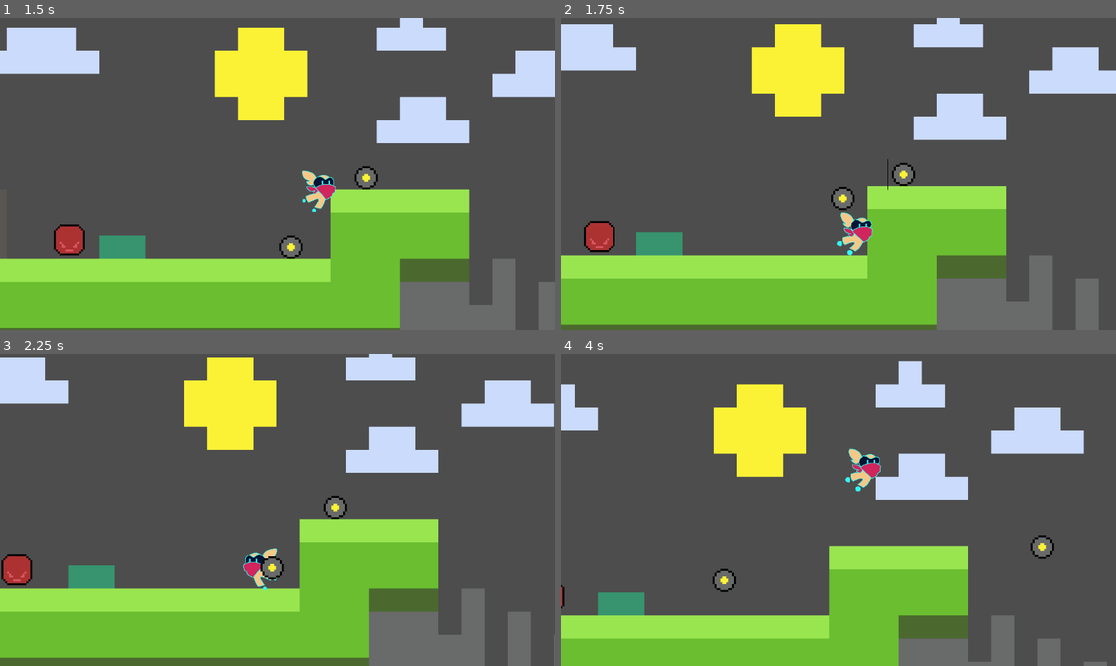
Above: before the commit, frames 1-4 (two rows, left to right).
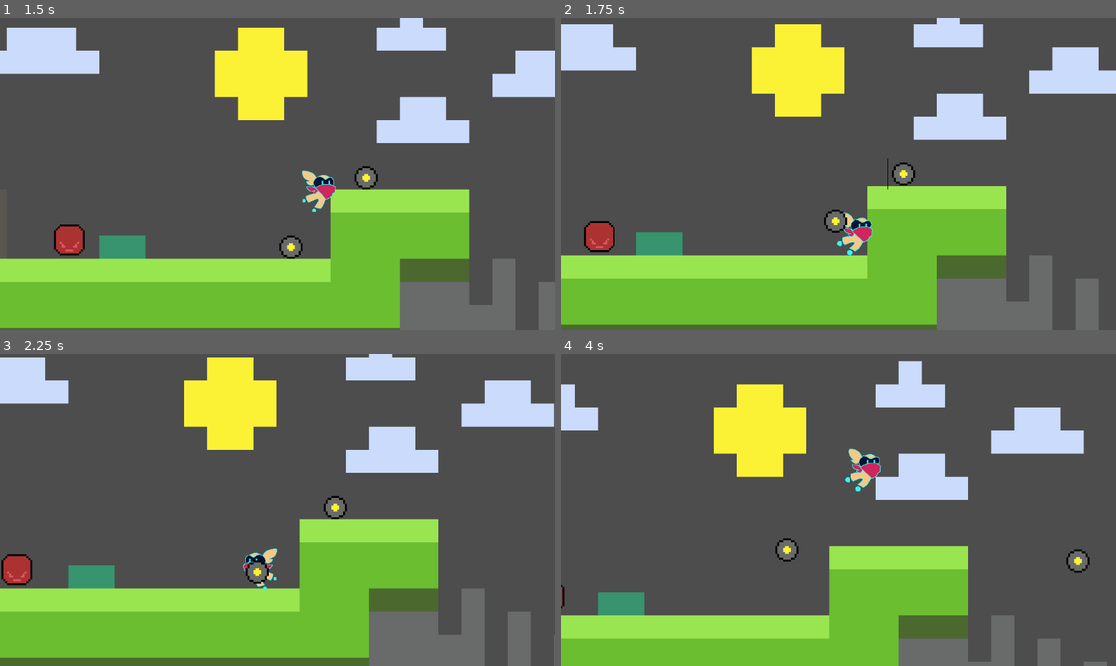
Above: after the commit, the same moments.

Repository: CookieRA9001/SI_motroidvenia
Game: Godot game, scene res://sceans/TestLevel.tscn
The game is run twice, just before and just after one commit, with the same random seed, the same clock (stepped at 60 frames per second) and the same inputs.
Inputs:
- Up to frame 1 (1.5 s): hold D (move_right) from 0.53 s (still down); tap E (swap) at 0.6 s; tap Space (jump) at 0.77 s; tap Q (throw) at 0.8, 1.35 s
- Up to frame 2 (1.75 s): keep holding D (move_right); tap Space (jump) at 1.52 s; tap E (swap) at 1.55 s
- Up to frame 3 (2.25 s): release D (move_right) at 2.03 s; hold A (move_left) from 2.03 s (still down); tap E (swap) at 2.1 s
- Up to frame 4 (4 s): tap Q (throw) at 2.3, 2.85, 3.8 s; release A (move_left) at 2.78 s; hold D (move_right) from 2.78 s (still down); tap Space (jump) at 3.02, 3.77 s; tap E (swap) at 3.05, 3.6 s

Frame 1 is identical in both runs. In frame 2, 0.5% of the frame differs, in the area x 47-64%, y 44-69%; in frame 3, 0.4%; in frame 4, 0.9%, in the area x 27-96%, y 58-77%.

Commit message:
quick backup

Diff:
--- a/project.godot
+++ b/project.godot
@@ -58,6 +58,13 @@
 down={
 "deadzone": 0.5,
 "events": [Object(InputEventKey,"resource_local_to_scene":false,"resource_name":"","device":-1,"window_id":0,"alt_pressed":false,"shift_pressed":false,"ctrl_pressed":false,"meta_pressed":false,"pressed":false,"keycode":0,"physical_keycode":83,"key_label":0,"unicode":115,"echo":false,"script":null)
+, Object(InputEventKey,"resource_local_to_scene":false,"resource_name":"","device":-1,"window_id":0,"alt_pressed":false,"shift_pressed":false,"ctrl_pressed":false,"meta_pressed":false,"pressed":false,"keycode":0,"physical_keycode":4194322,"key_label":0,"unicode":0,"echo":false,"script":null)
+]
+}
+up={
+"deadzone": 0.5,
+"events": [Object(InputEventKey,"resource_local_to_scene":false,"resource_name":"","device":-1,"window_id":0,"alt_pressed":false,"shift_pressed":false,"ctrl_pressed":false,"meta_pressed":false,"pressed":false,"keycode":0,"physical_keycode":87,"key_label":0,"unicode":119,"echo":false,"script":null)
+, Object(InputEventKey,"resource_local_to_scene":false,"resource_name":"","device":-1,"window_id":0,"alt_pressed":false,"shift_pressed":false,"ctrl_pressed":false,"meta_pressed":false,"pressed":false,"keycode":0,"physical_keycode":4194322,"key_label":0,"unicode":0,"echo":false,"script":null)
 ]
 }
 
--- a/scripts/friendly.gd
+++ b/scripts/friendly.gd
@@ -5,7 +5,7 @@
 @export var jumpY_velocity := -400
 @export var jumpX_velocity := 200
 @export var jumpX_decel := 10
-@export var throw_force := 1000
+@export var throw_force := 800
 var friendly_status = Status.IDLE
 var current_x_speed = 0
 var target:Node2D = null
@@ -31,7 +31,15 @@
 	pass
 
 func inAction(delta):
-	pass
+	var collision = move_and_collide(velocity * delta * 2)
+	if collision:
+		velocity = velocity.bounce(collision.get_normal()) * 0.75
+
+	if is_on_floor():
+		velocity.x -= velocity.x/abs(velocity.x) * delta * 5
+
+	if abs(velocity.x)+abs(velocity.y) < 1:
+		friendly_status = Status.MOVING
 
 func hold(delta):
 	if position.distance_to(target.position) > 20:
@@ -55,10 +63,6 @@
 		Status.HELD:
 			hold(delta)
 
-	var collitions = move_and_collide(velocity * delta)
-	if collitions:
-		velocity.bounce(collitions.get_normal())
-
 	move_and_slide()
 
 func holdMe():
--- a/scripts/player.gd
+++ b/scripts/player.gd
@@ -64,30 +64,31 @@
 	if is_on_floor() != floored and floored:
 		coyote_timer.start()
 
+## FRIENDLIES
+
 func swap_friends():
 	if len(friendly_found) == 0:
+		print(1)
 		return
 
 	if len(friendly_found) == 1:
+		print(2)
 		held_friendly = friendly_found[0]
 		if held_friendly.has_method("holdMe"):
 			held_friendly.holdMe()
 		return
 
-	if held_friendly == null:
-		while held_friendly == null:
-			held_friendly = friendly_found[f_index % len(friendly_found)]
-
 	var new_f_index = (f_index+1) % len(friendly_found)
 	var next_friendly = friendly_found[new_f_index]
-	while new_f_index!=f_index and position.distance_to(next_friendly.position)>100:
+	while new_f_index!=f_index and position.distance_to(next_friendly.position)>120:
 		new_f_index = (new_f_index+1) % len(friendly_found)
 		next_friendly = friendly_found[new_f_index]
 
-	if new_f_index == f_index:
+	if new_f_index == f_index and position.distance_to(next_friendly.position)>120:
+		print(3)
 		return
 
-	if held_friendly.has_method("unholdMe"):
+	if held_friendly!=null and held_friendly.has_method("unholdMe"):
 		held_friendly.unholdMe()
 	held_friendly = next_friendly
 	if held_friendly.has_method("holdMe"):
@@ -95,7 +96,6 @@
 	f_index = new_f_index
 
 func throw_friends():
-	# TODO: throw held friendly
 	if held_friendly == null:
 		return
 
@@ -111,10 +111,11 @@
 		held_friendly.throwMe(direction)
 
 	held_friendly = null
-	f_index = 0
 
 func add_friendly(friendly:CharacterBody2D):
 	friendly_found.append(friendly)
+
+## PAIN
 
 func hurtByEnemy(area:Area2D):
 	#print_debug(area.get_parent().name)
@@ -136,10 +137,6 @@
 	knockback(area)
 	hurtBlink()
 
-func _on_hurtbox_area_entered(area):
-	if area.name == "hitBox":
-		enemyCollisions.append(area)
-
 func hurtBlink():
 	isHurt = true
 	effects.play("hurtBlink")
@@ -153,5 +150,9 @@
 	print(knockbackDirections.x)
 	velocity = knockbackDirections
 
+func _on_hurtbox_area_entered(area):
+	if area.name == "hitBox":
+		enemyCollisions.append(area)
+
 func _on_hurtbox_area_exited(area):
 	enemyCollisions.erase(area)
